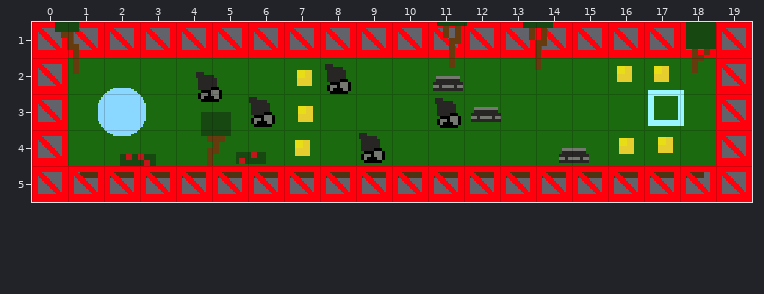
Two versions of a level (Tiled map (JSON), assets/levels/h1l6.json). This is how it looked before the edit.
Cells are 24x24 px. Shown: x 0..19, y 1..5.
The same view after the edit:
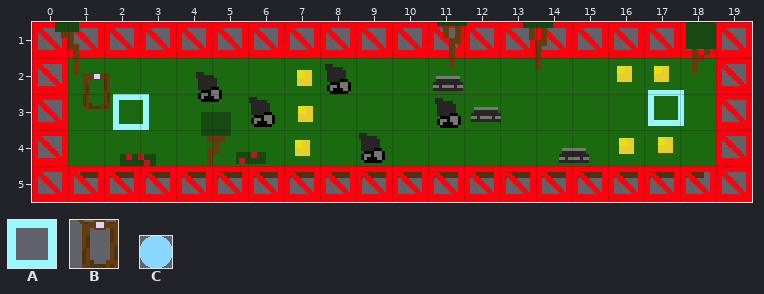
Key: from "object_sheet": A 0, B 3; from "player": C 0.
Objects are placed by their top-left corner, in cells (3,4 is the top-left corner of cell 3,4); size is 1x1 cell unless given.
Change:
Layer "objects":
added: B "goal" at 1.7,3.4
added: A "player" at 2.8,4
removed: C "player" at 2.3,3.3 size 1.3x1.3
Boxes around the changes in both pictures, in picture pixels (x1, y1, x2, y2):
changed: (92, 106, 149, 136)
